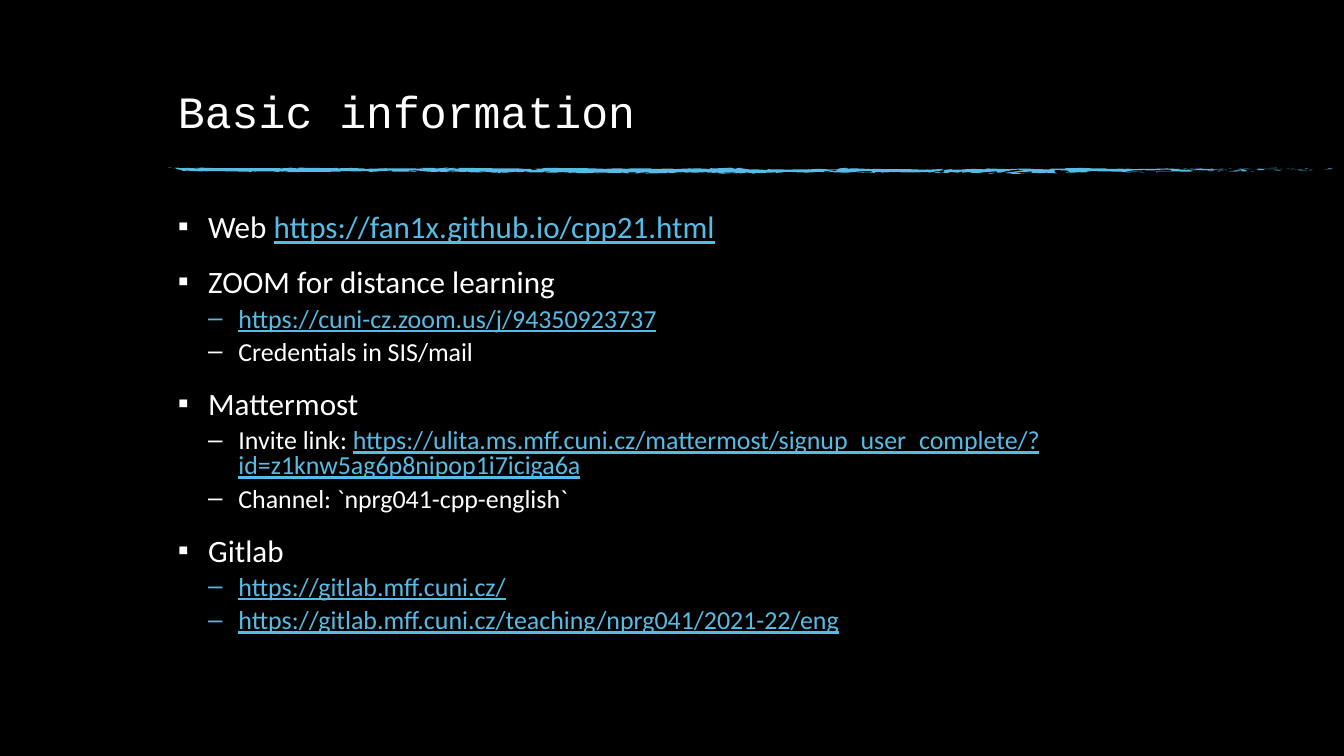
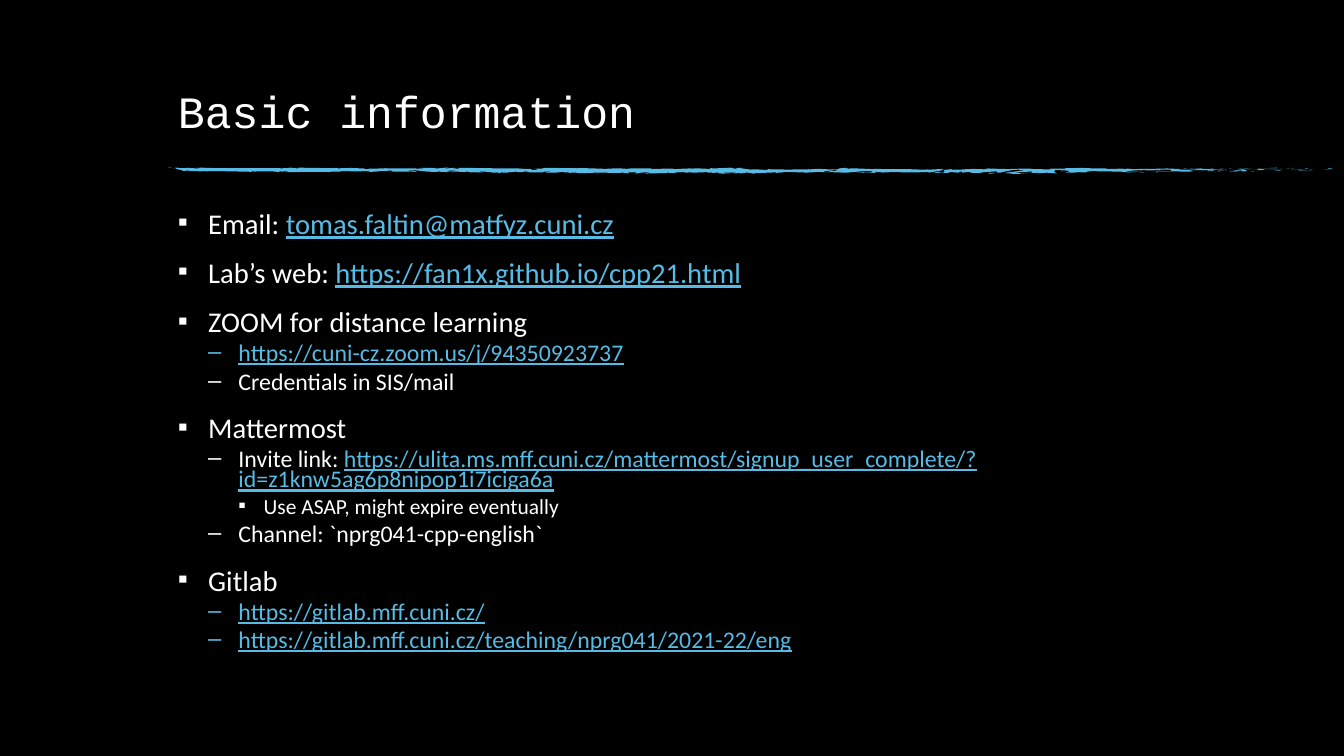
Before and after one commit to fan1x/fan1x.github.io, a slide deck: slide 2 of data/2021-22/cpp/ex01.pptx. Drawn at 1344x756 pixels with LibreOffice and Linux fonts; fonts in the diff are those of the drawing; background and template pictures are left out. Boxes give left, top, right and bottom in pixels: in the first picture for what was removed or moved away, otherwise in the second. Text is boxed around its words. In the diff, an @@ line names an element or a change of style, - is before the commit and + after.

```diff
--- a/data/2021-22/cpp/ex01.pptx
+++ b/data/2021-22/cpp/ex01.pptx
@@ text at (208, 214, 740, 288): text changed; size 22.2 to 20.4 pt @@
-▪ Web https://fan1x.github.io/cpp21.html
+▪ Email: tomas.faltin@matfyz.cuni.cz
+▪ Lab’s web: https://fan1x.github.io/cpp21.html
@@ text at (208, 312, 976, 652): size 22.2 to 20.4 pt in "ZOOM for distance learning", "Mattermost", "Gitlab"; size 18.5 to 17 pt in "https://cuni-cz.zoom.us/j/94350923737", "Credentials in SIS/mail", "Invite link: https://ulita.ms.mff.cuni.cz/mattermost/signup_ ...", "Channel: `nprg041-cpp-english`" and 2 more places; line spacing 0.8 to 0.7 @@
@@ text at (264, 499, 559, 518): paragraph added @@
+    ▪ Use ASAP, might expire eventually
```
Also in this commit, not shown: 7 other slides changed, 1 slide added, 1 other file.
